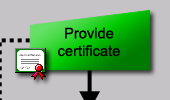
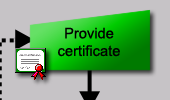
The second 170 × 100 image is a revision of the first. Changes to its layers:
added layer "Ebene 4" above "Objekt 1" over [14, 29, 31, 48]
